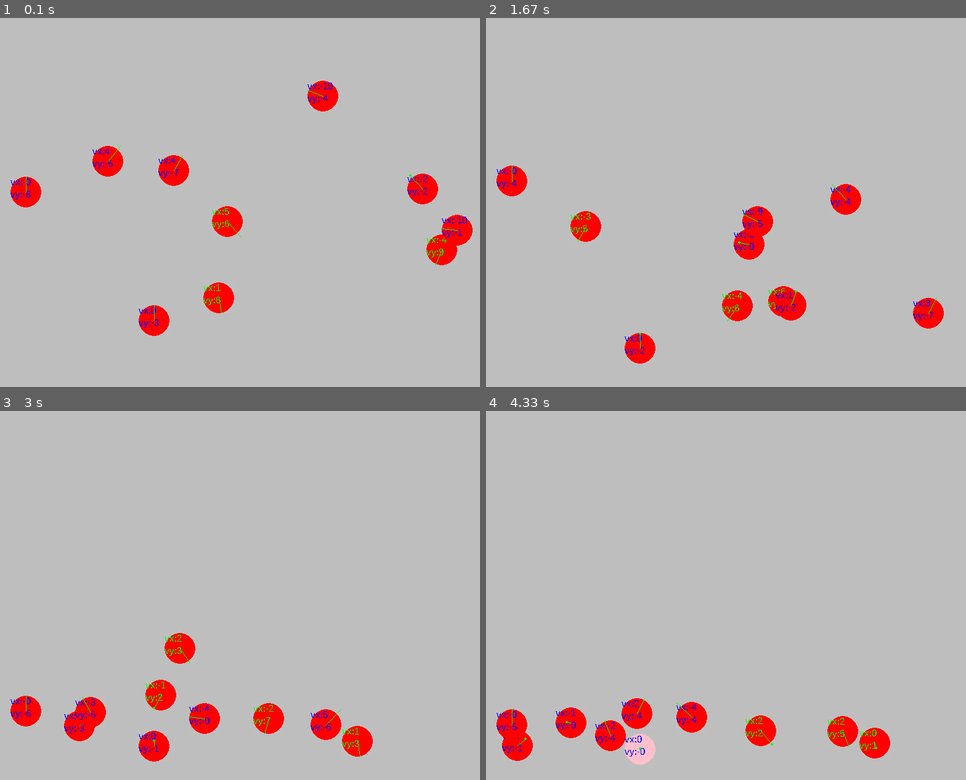
Above: before the commit, frames 1-4 (two rows, left to right).
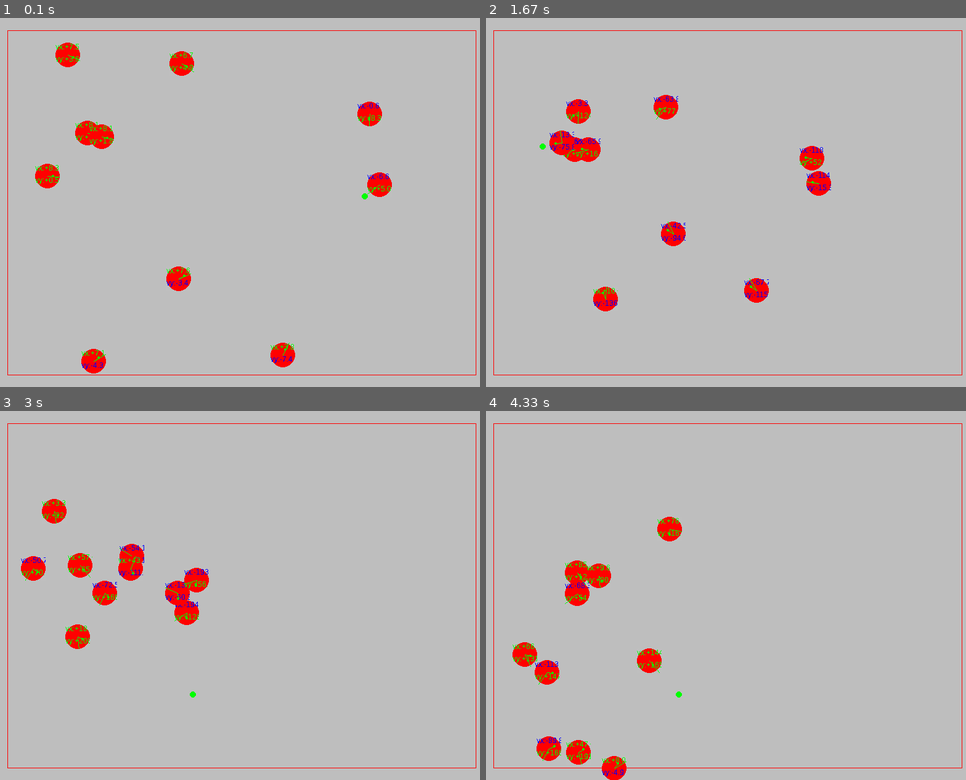
Above: after the commit, the same moments.

Repository: wizzup/pygame-misc
Game: pygame game, started from game.py
Same seed, same stepped clock (60 frames per second), same inputs: the game is played once before the commit and once after it.
Inputs:
- Up to frame 1 (0.1 s): no input
- Up to frame 2 (1.67 s): no input
- Up to frame 3 (3 s): no input
- Up to frame 4 (4.33 s): no input

The runs differ from the first frame. In frame 1, 7.3% of the frame differs, in the area x 1-100%, y 3-97%; in frame 2, 6.9%; in frame 3, 7.2%; in frame 4, 7.3%, in the area x 1-100%, y 3-100%.

Commit message:
ball with target moving using vector

Diff:
--- a/game.py
+++ b/game.py
@@ -8,7 +8,7 @@
 
 def center(wh):
     w,h = wh
-    return (int(w/2), int(h/2))
+    return (half(w), half(h))
 
 def half(f):
     return int(f/2)
@@ -16,11 +16,9 @@
 SCREEN_WIDTH = 800
 SCREEN_HEIGH = 600
 SCREEN = (SCREEN_WIDTH, SCREEN_HEIGH)
-
-FPS = 60
-
-
-MARGIN = 25
+SCREEN_CENTER = center(SCREEN)
+
+MARGIN = 20
 MARGIN_L = MARGIN
 MARGIN_R = SCREEN_WIDTH - MARGIN
 MARGIN_T = MARGIN
@@ -40,10 +38,15 @@
     y = randint(MARGIN_T, MARGIN_B)
     return x,y
 
+ENTITY_WIDTH = MARGIN * 2
+ENTITY_HEIGHT = ENTITY_WIDTH
+ENTITY_SIZE = (ENTITY_WIDTH,ENTITY_HEIGHT)
+ENTITY_CENTER = center(ENTITY_SIZE)
+
+# velocity vector visual
 VECTOR_COLOR = 'green'
 VECTOR_SCALE = 10
 
-# TODO: draw vectors arrow
 def draw_vector(screen, point, value):
     x,y = point
     dx,dy = value
@@ -60,80 +63,85 @@
 
 EntityState = Enum('EntityState', 'STOP MOVE')
 
-def rand_enum(s):
-    return choice(list(s))
-
 
 class Ball(pygame.sprite.Sprite):
     def __init__(self):
         super().__init__()
-        # pygame.sprites.Sprite.__init__(self)
-        # NOTE: physics accurateed value my not work as expected
-        #       need to investigate more
-        self.x, self.y = rand_pos()
-        self.vx, self.vy = (randint(-10,10),randint(-10,10))
-        self.ax, self.ay = (0,0.1)
+
+        self.pos = pygame.Vector2(rand_pos())
+        self.vel = pygame.Vector2(0,0)
+        self.acl = pygame.Vector2(0,0)
 
         self.image = pygame.Surface(ENTITY_SIZE, pygame.SRCALPHA)
         self.rect = self.image.get_rect()
-        self.rect.centerx = self.x
-        self.rect.centery = self.y
-
-    def update(self, delta_t):
-        def is_vzero(v):
-            VZ_TSH = 0.1
-            return abs(v) < VZ_TSH
-        def is_stop():
-            return is_vzero(self.vx) and is_vzero(self.vy)
-
-        self.state = EntityState.STOP if is_stop() else EntityState.MOVE
-
-        # NOTE: the microsec (/1000) timestep cause numerical instability
-        #       less problem when velocity magnitude is low
-        #       current acceleration is hand-tune
-        self.vy += self.ay * delta_t / 10
-        self.y += self.vy * delta_t / 10
-        self.vx += self.ax * delta_t / 10
-        self.x += self.vx * delta_t / 10
-        # print('ball update', delta_t, self.y, self.vy)
-
-        # floor resistance (when ball is sliding on the floor)
-        if is_vzero(self.vy):
-            self.vx = self.vx * 0.8
-
-        # check for screen bound and bouncing
-        # vertical wall is slipper (less momentum lossed)
-        # while horizontal wall have more resistance
-        if self.y >= SCREEN_HEIGH - ENTITY_WIDTH:
-            self.y = SCREEN_HEIGH - ENTITY_WIDTH
-            self.vy = - self.vy * 0.8
-        elif self.y <= ENTITY_WIDTH:
-            self.y = ENTITY_WIDTH
-            self.vy = - self.vy * 0.8
-
-        if self.x <= ENTITY_WIDTH:
-            self.x = ENTITY_WIDTH
-            self.vx = - self.vx * 0.95
-        elif self.x >= SCREEN_WIDTH - ENTITY_WIDTH:
-            self.x = SCREEN_WIDTH - ENTITY_WIDTH
-            self.vx = - self.vx * 0.95
-
-
-        font = pygame.font.SysFont('sans', 15)
-        vy_text = font.render(f'vy:{self.vy:.0f}', False,
-          'green' if self.vy > 0 else 'blue')
-        vx_text = font.render(f'vx:{self.vx:.0f}', False,
-          'green' if self.vy > 0 else 'blue')
-
-        half_w = half(ENTITY_WIDTH)
-        self.image.fill((255,255,255,1))
-        pygame.draw.circle(self.image, 'red' if self.state == EntityState.MOVE else 'pink',
-                ENTITY_CENTER, half_w)
-        self.image.blit(vx_text, (0,0))
-        self.image.blit(vy_text, (0,20))
-        draw_vector(self.image, ENTITY_CENTER, (self.vx,self.vy))
-        self.rect.centery = self.y
-        self.rect.centerx = self.x
+
+        self.state = EntityState.STOP
+
+    def update(self, delta_t, target):
+        self.target = pygame.Vector2(target)
+        self.heading = (self.target - self.pos).normalize()
+
+        if (self.pos - self.target).magnitude() < half(ENTITY_WIDTH):
+            self.vel.update((0,0))
+            self.state = EntityState.STOP
+        else:
+            self.state = EntityState.MOVE
+
+        def do_physics():
+            ## constant acceleration
+            self.acl = self.heading * 100
+            self.vel += self.acl * delta_t
+
+            # constant speed movement
+            # SPEED = 200
+            # self.vel += self.heading * SPEED * delta_t
+
+            self.pos += self.vel * delta_t
+
+        def apply_constrain():
+            # don't move beyond margin box
+            # slow down and bounce back
+            if self.pos.x <= MARGIN_L:
+                self.vel.reflect_ip(pygame.Vector2(1,0))
+                self.vel *= 0.8
+            elif self.pos.x >= MARGIN_R:
+                self.vel.reflect_ip(pygame.Vector2(-1,0))
+                self.vel *= 0.8
+
+            if self.pos.y <= MARGIN_T:
+                self.vel.reflect_ip(pygame.Vector2(0,1))
+                self.vel *= 0.8
+            elif self.pos.y >= MARGIN_B:
+                self.vel.reflect_ip(pygame.Vector2(0,-1))
+                self.vel *= 0.8
+
+        def draw_ball():
+            half_w = half(ENTITY_WIDTH)
+            self.image.fill((255,255,255,1))
+            pygame.draw.circle(self.image, 'red' if self.state == EntityState.MOVE else 'pink',
+                    ENTITY_CENTER, half_w)
+
+        def draw_vel():
+            font = pygame.font.SysFont('sans', 12)
+            vy_text = font.render(f'vy:{self.vel.y:+.1f}', False,
+              'green' if self.vel.y > 0 else 'blue')
+            vx_text = font.render(f'vx:{self.vel.x:+.1f}', False,
+              'green' if self.vel.x > 0 else 'blue')
+            self.image.blit(vx_text, (0,0))
+            self.image.blit(vy_text, (0,20))
+
+            draw_vector(self.image, ENTITY_CENTER, (self.vel.x,self.vel.y))
+            draw_vector(self.image, ENTITY_CENTER, self.heading)
+
+        draw_ball()
+
+        if self.state == EntityState.MOVE:
+            do_physics()
+            draw_vel()
+
+        apply_constrain()
+        self.rect.center = int(self.pos.x), int(self.pos.y)
+
 
 
 GameState = Enum('GameState', 'Load Run Quit')
@@ -145,12 +153,17 @@
 
     def run(self):
         self.state = GameState.Run
+
+        target = (SCREEN_CENTER)
+        def draw_target():
+            pygame.draw.circle(screen, 'green', target, 5)
+
+        screen = pygame.display.set_mode(SCREEN)
         clock = pygame.time.Clock()
-        screen = pygame.display.set_mode(SCREEN)
-
-        sprites = pygame.sprite.Group()
+
+        balls = pygame.sprite.Group()
         for _ in range(10):
-            sprites.add(Ball())
+            balls.add(Ball())
 
         while self.state == GameState.Run:
             if pygame.event.get(pygame.QUIT):
@@ -159,12 +172,19 @@
             if pygame.key.get_pressed()[pygame.K_ESCAPE]:
                 self.state = GameState.Quit
 
-            delta_t = clock.tick(FPS)
+            delta_t = clock.tick(FPS) / 1000
 
             screen.fill('grey')
-
-            sprites.update(delta_t)
-            sprites.draw(screen)
+            draw_magin(screen)
+
+            draw_target()
+
+            for b in balls:
+                if b.state == EntityState.STOP:
+                    target = rand_pos()
+
+            balls.update(delta_t, target)
+            balls.draw(screen)
 
             pygame.display.update()
 
